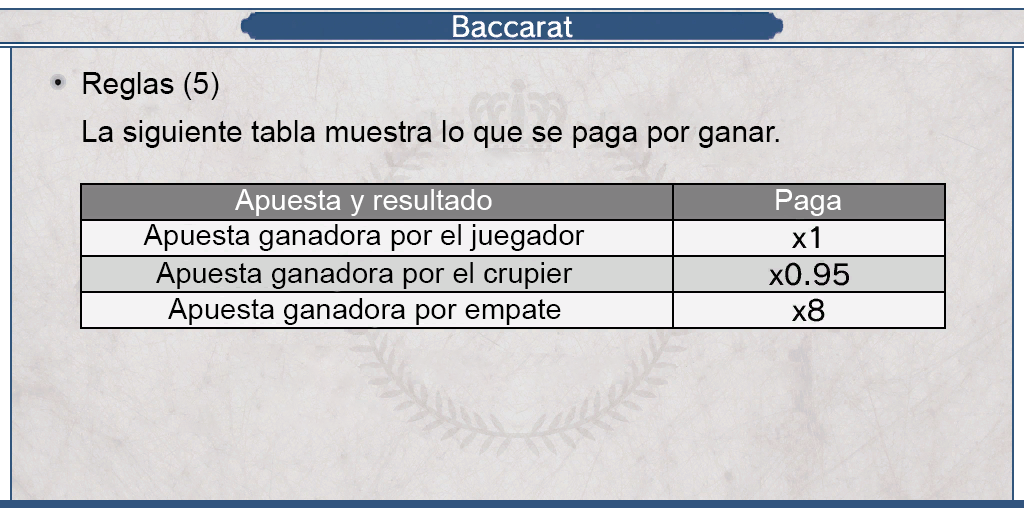
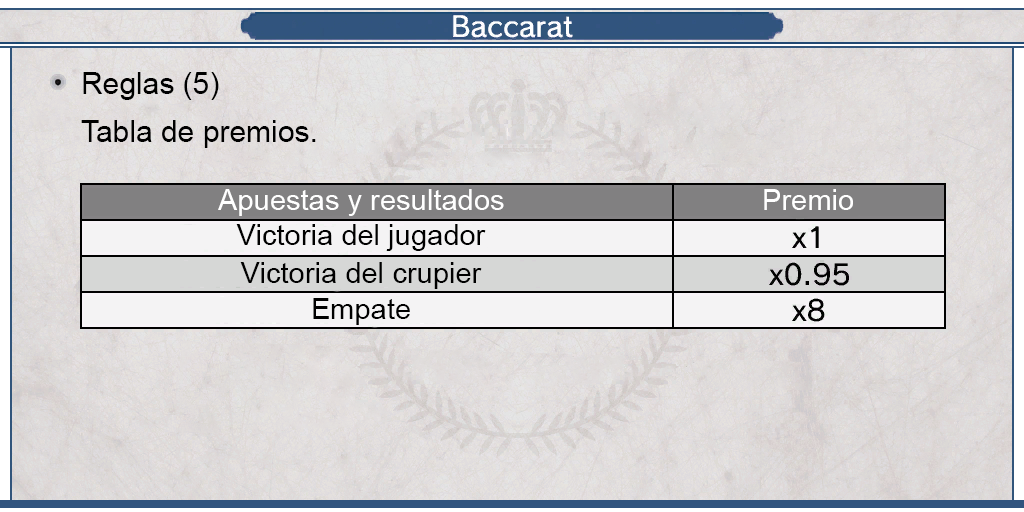
Comparing the layer stacks of the two 1024x512 images. Changes:
renamed "Apuesta ganadora por el juegador" to "Victoria del jugador", painted on it over [143, 224, 585, 251]
renamed "Apuesta ganadora por el crupier" to "Victoria del crupier", painted on it over [156, 262, 573, 289]
renamed "Apuesta ganadora por empate" to "Empate", painted on it over [168, 298, 561, 325]
renamed "La siguiente tabla muestra lo que se paga por ganar." to "Tabla de premios.", painted on it over [81, 120, 779, 148]
renamed "Paga" to "Premio", painted on it over [764, 189, 853, 216]
renamed "Apuesta y resultado" to "Apuestas y resultados", painted on it over [218, 189, 504, 216]
